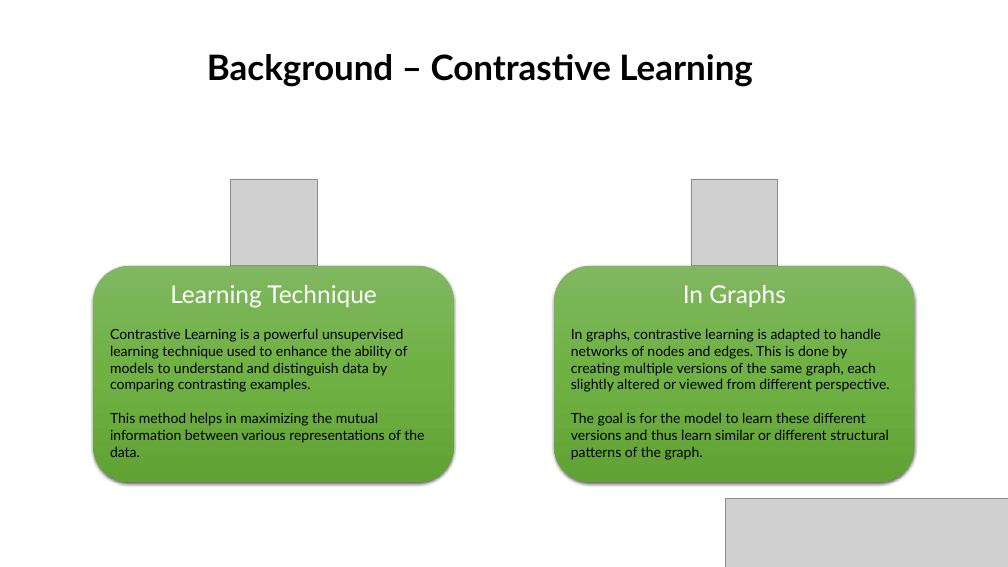
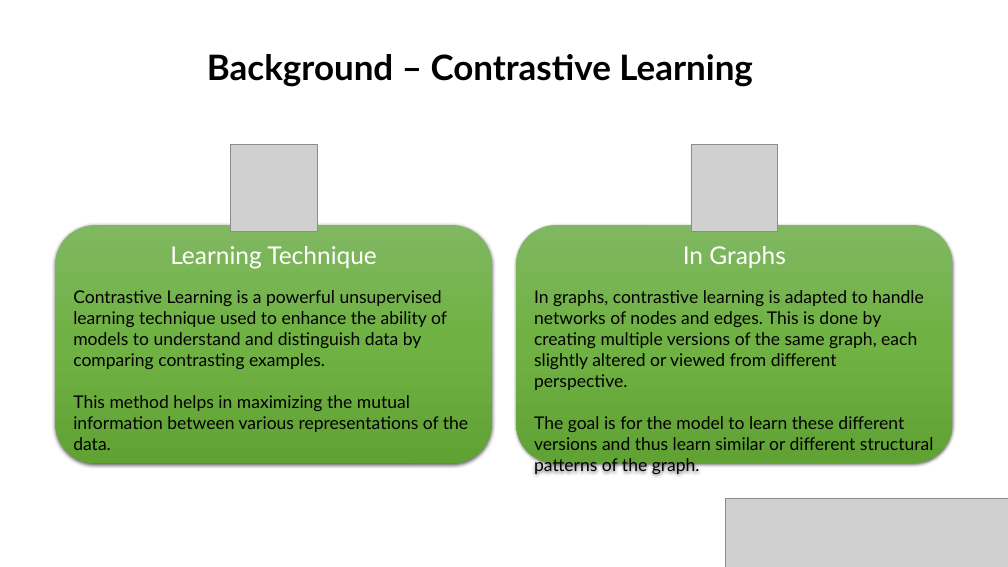
Before and after one commit to gilseg10/BraudeProject, a slide deck: slide 5 of Graph reconstruction with MaskGAE_.pptx. Drawn at 1008x567 pixels with LibreOffice and Linux fonts; fonts in the diff are those of the drawing; grey boxes stand for pictures; background and template pictures are left out. Boxes give left, top, right and bottom in pixels: in the first picture for what was removed or moved away, otherwise in the second. Text is boxed around its words. In the diff, an @@ line names an element or a change of style, - is before the commit and + after.

```diff
--- a/Graph reconstruction with MaskGAE_.pptx
+++ b/Graph reconstruction with MaskGAE_.pptx
@@ picture: place and size @@
-picture at [230,179,317,266]
+picture at [230,144,317,231]
@@ picture: place and size @@
-picture at [691,179,778,266]
+picture at [691,144,778,231]
@@ rounded rectangle "Learning Technique": place and size @@
-rounded rectangle "Learning Technique" at [93,266,454,482]
+rounded rectangle "Learning Technique" at [55,225,491,463]
@@ rounded rectangle "In Graphs": place and size @@
-rounded rectangle "In Graphs" at [554,266,915,482]
+rounded rectangle "In Graphs" at [517,225,953,463]
@@ text in rounded rectangle at [73,290,468,450]: size 16 to 20 pt @@
@@ text in rounded rectangle at [534,290,933,475]: size 16 to 20 pt @@
```
Also in this commit, not shown: 13 other slides changed, 1 slide added, 1 other file.
